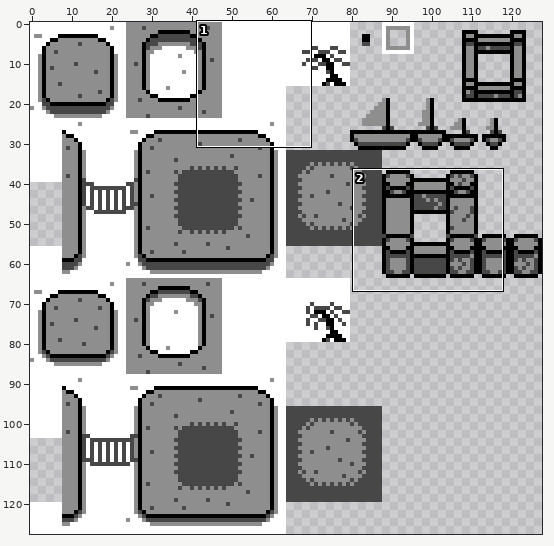
Two states of a sprite sheet, Assets/island-tiles.png. The first picture is a wide view before the edit; the outline marks the close-up.
Close-up. Earlier state:
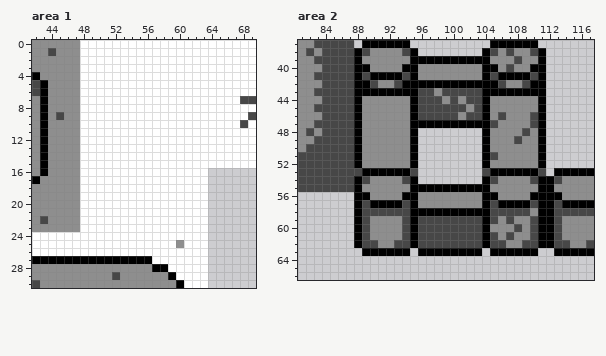
The file is 128x128 pixels. Colours within 5 levels of each other are drawn and written as one. Shown: area 1: x 42..69, y 0..30; area 2: x 81..117, y 37..66.
New version:
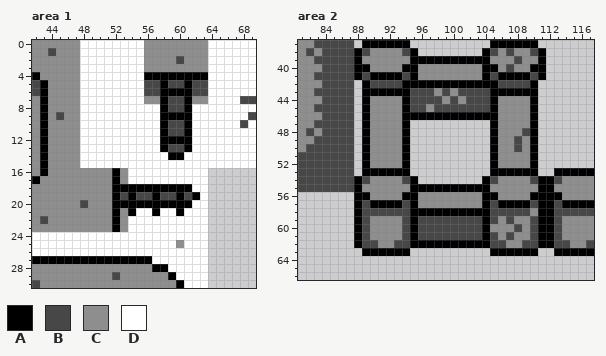
Palette (. is transparent): A #000000  B #474747  C #8e8e8e  D #ffffff
Log entry: working on intro level
The exact change:
Changed rows in their new state; - is an unchanged pixel.
Area 1:
first column x 48:
 0 --------CCCCCCCC
 1 --------CCCCCCCC
 2 --------CCCCBCCC
 3 --------CCCCCCCC
 4 --------AAAAAAAA
 5 --------BBABBABB
 6 --------BBAAAABB
 7 --------CCABBACC
 8 ----------ABBA--
 9 ----------AAAA--
10 ----------ABBA--
11 ----------ABBA--
12 ----------AAAA--
13 ----------ABBA--
14 -----------AA---
16 CCCCAC----------
17 CCCCAC----------
18 CCCCAAAAAAAAAA--
19 CCCCABABBABBABA-
20 BCCCAAAAAAAAAA--
21 CCCCACA--A--A---
22 CCCCAC----------
23 CCCCAC----------
Area 2:
first column x 88:
42 .--BB--------------BB--.
43 .------B----C---B------.
44 .A----AB--------BA----A.
45 .A----AB-C----B-BA----A.
46 .A----A-AAAAAAAA-AC---A.
47 .A----A..........A----A.
48 .A----A.--------.A----A.
49 .A----A.--------.A----A.
50 .A----A.--------.A--B-A.
51 .A----A.--------.A----A.
52 .A----A.--------.A----A.
53 .------.--------.------.
first column x 96:
62 AAAAAAAA
63 ........
Changed places in both close-ups, as pixel boxes (x1, y1, x2, y2):
changed: (144, 40, 208, 160)
changed: (80, 168, 200, 232)
changed: (354, 80, 546, 176)
changed: (418, 240, 482, 256)
